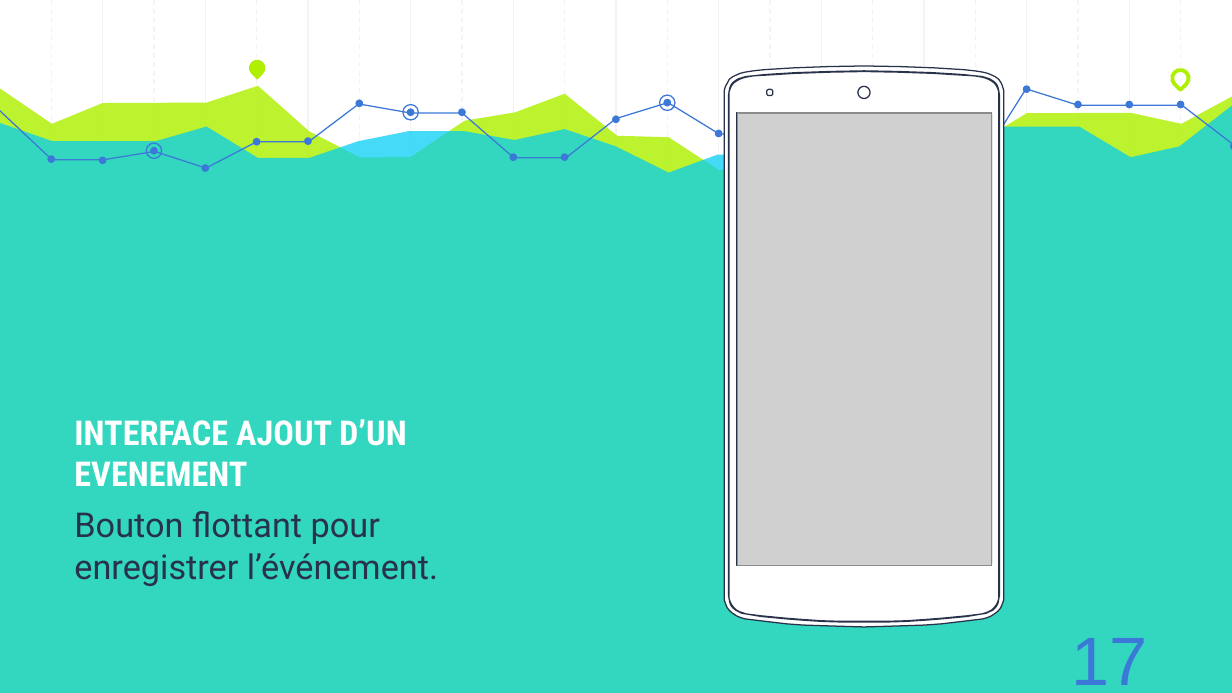
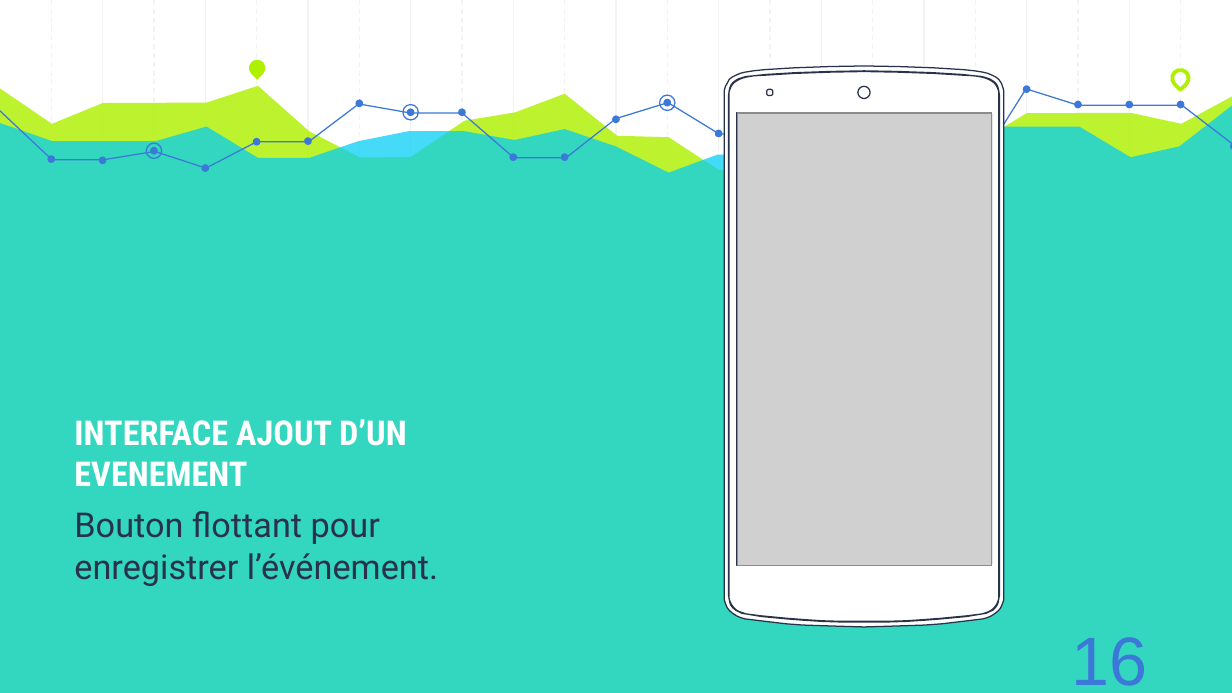
Before and after one commit to AzeddineZadir/docpfc, a slide deck: slide 20 of présentation licence 3.pptx. Drawn at 1232x693 pixels with LibreOffice and Linux fonts; fonts in the diff are those of the drawing; grey boxes stand for pictures. Boxes give left, top, right and bottom in pixels: in the first picture for what was removed or moved away, otherwise in the second. Text is boxed around its words. In the diff, an @@ line names an element or a change of style, - is before the commit and + after.

```diff
--- a/présentation licence 3.pptx
+++ b/présentation licence 3.pptx
@@ text at (1071,637,1147,686): text changed @@
-17
+16
```
Also in this commit, not shown: 8 other slides changed.
